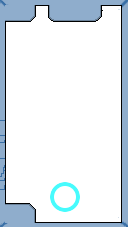
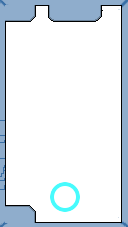
Two versions of the same layered image (128 × 227). Layer-by-layer changes:
painted on "Score" over (5, 203, 36, 212)
